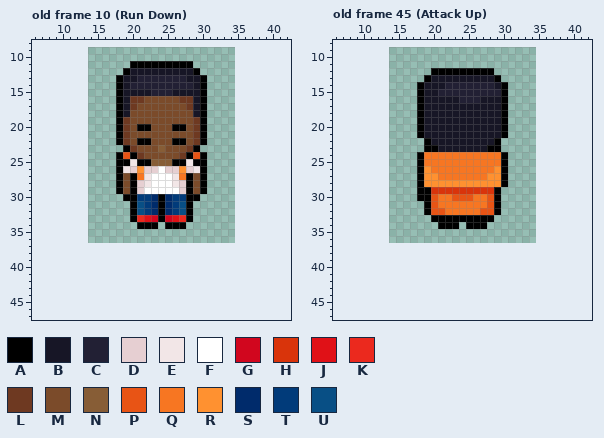
Edited in one commit: pixel-art file (Aseprites/Heroi.aseprite). The picture above was drawn from the file before the commit.
21x28 pixels, 52 frames. Shown: old frame 10 (Run Down): x 6..42, y 8..47; old frame 45 (Attack Up): x 6..42, y 8..47. The old version is drawn lined up with the new one, on the new canvas. The commit also changed other frames, which this record leaves out.
Visible layers, top first: "top", "side", "Down".
Palette (. is transparent): A #000000  B #171626  C #222034  D #e6cfd2  E #f2e6e7  F #ffffff  G #d1061e  H #d9340b  J #e01117  K #eb291e  L #6e3921  M #7b4b2a  N #875d36  P #e85415  Q #f77622  R #ff9130  S #002b6b  T #013b7a  U #084f85
Pixels before, old frame 10 (Run Down), first column x 18:
11 ..AAAAAAAAA..
12 .ABBBBBBBBBA.
13 ABBCCCCCCCBBA
14 ABCCCCCCCCCBA
15 ABBBBCCCBBBBA
16 ABLLMMMMMLLBA
17 ABLMMMMMMMLBA
18 ABMMMMMMMMMBA
19 ALMMMMMMMMMLA
20 ALMAAMMMAAMLA
21 ALMMMMMMMMMLA
22 ALMAAMMMAAMLA
23 .ALMMMNMMMLA.
24 APALMMMMMLAPA
25 AAEAANNNAAEAA
26 AEDRDDFDDRDEA
27 AMAQEFFFEQAMA
28 AMADEFFFEDAMA
29 AMADFFFFFDAMA
30 .AATTSASTTAA.
31 ..AUTSASTUA..
32 ..AUTSASTUA..
33 ..AKJGAGJKA..
34 ...AAA.AAA...
Pixels before, old frame 45 (Attack Up), first column x 18:
12 ..AAAAAAAAA..
13 .ABBBBBBBBBA.
14 ABBBCCCCCCCBA
15 ABBCCCCCCCCCA
16 ABBBBBCCCBBBA
17 ABBBBBBBBBBBA
18 ABBBBBBBBBBBA
19 ABBBBBBBBBBBA
20 ABBBBBBBBBBBA
21 ABBBBBBBBBBBA
22 .ABBBBBBBBBA.
23 .AABBBBBBBAA.
24 AQQQQQQQQQQQA
25 AQQQQQQQQQQQA
26 ARQQQQQQQQQRA
27 ARRQQQQQQQRRA
28 ARRRRRRRRRRRA
29 AAHHHHHHHHHA.
30 AAPQQPPPQQPA.
31 .APQQQQQQQPA.
32 .APPQQQQQPPA.
33 ..AAAAAAAAA..
34 ...AAA.AAA...
After the commit:
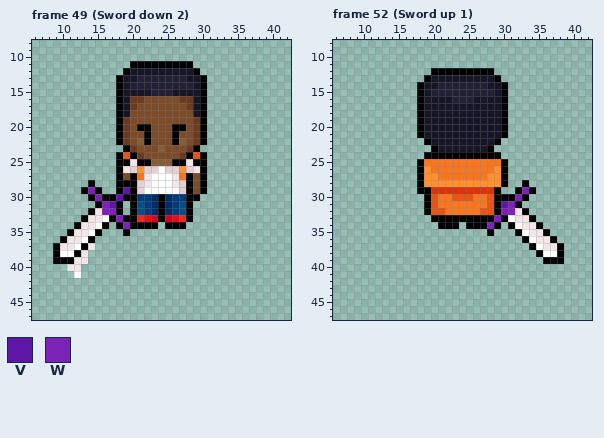
Colours new in this view: V #5d16a5  W #7c22b7
A new or re-ordered frame is compared with the old frame closest to it.
The exact change:
canvas 21x28 -> 49x55, the old top-left corner now at 14,9
frames re-ordered
Changed rows in their new state; - is an unchanged pixel.
Frame 49 (Sword down 2) against old frame 10 (Run Down):
first column x 21:
21 -A---A-
22 N-----N
first column x 9:
28 -----A----A-
29 ----AWA---V-
30 -----AWAAV--
31 ------AWVA--
32 -----AEWWA--
33 ----AEEFAWA-
34 ---AEEFA-AWA
35 --AEEFA---A-
36 -AEEFA------
37 AEEFAE------
38 AFFAE-------
39 AAAEE-------
40 --EE--------
41 ---F--------
Frame 52 (Sword up 1) against old frame 45 (Attack Up):
first column x 20:
14 -C------B-
15 C--------B
16 ---C--B---
first column x 18:
23 -.---------.-
24 .AAAAAAAAAAA.
first column x 18:
28 ---------------A-----
29 --------------AWA----
30 .-----------AAWA-----
31 ------------VWA------
32 ------------WWEA-----
33 -----------WAFEEA----
34 ----------WA-AFEEA---
35 ----------A---AFEEA--
36 ---------------AFEEA-
37 ----------------AFEEA
38 -----------------AFFA
39 ------------------AAA
